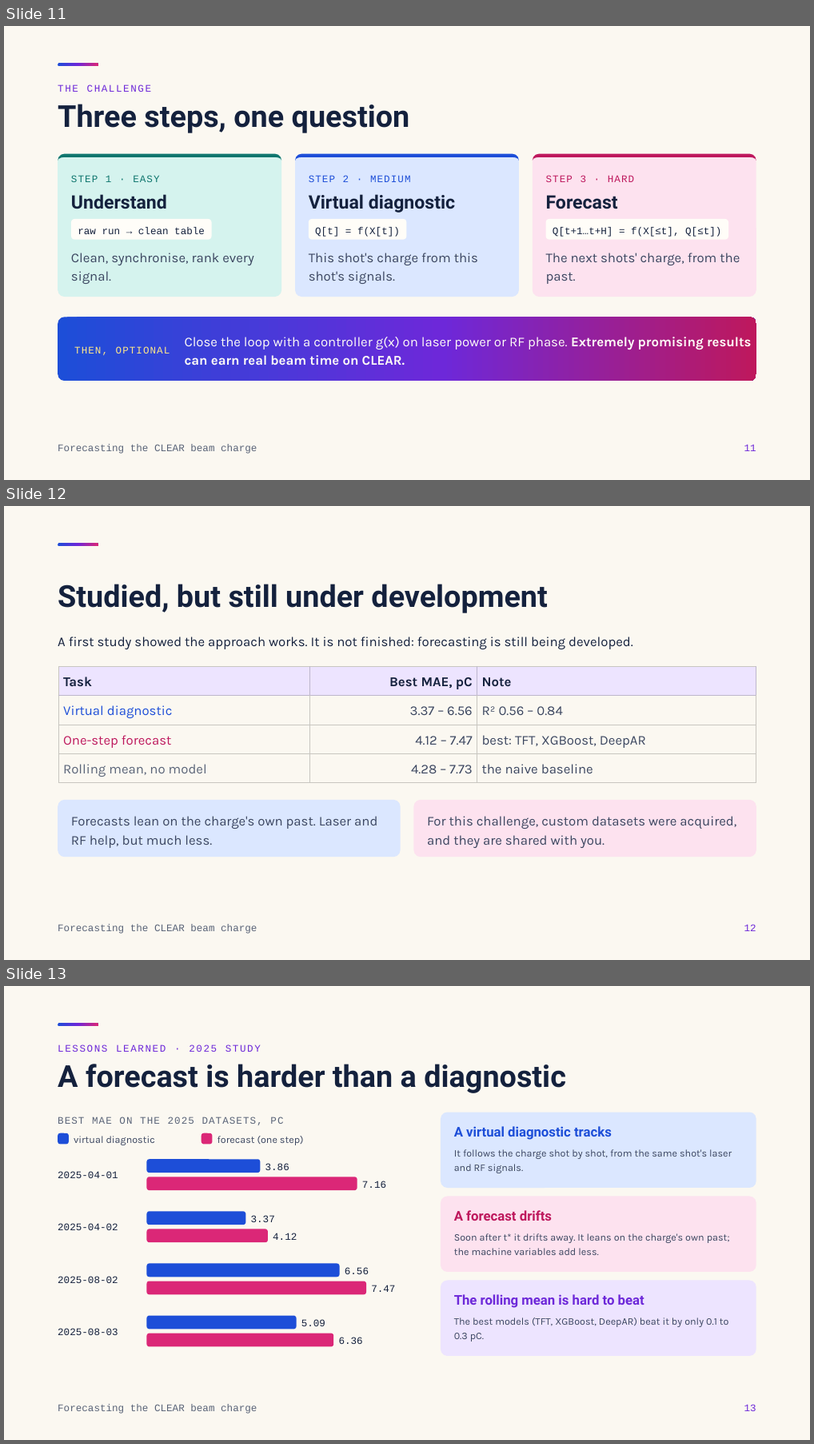
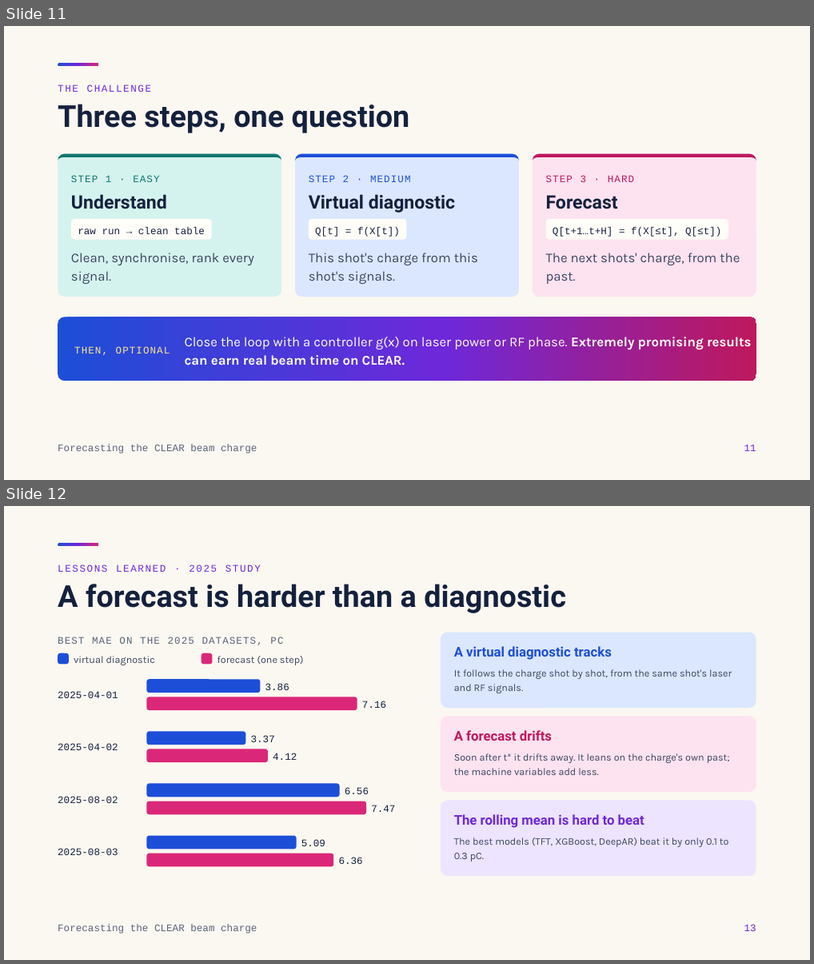
Before and after one commit to Alex-Hill94/artifact-hackathon-2026_plasma_pirates, a slide deck: challenges/optimisation/forecasting/Forecasting.pptx. Shown one above the other, each under a label of ours: slides 11, 12 and 13 before the commit, slides 11 and 12 after it. The pictures are 814x1444 and 814x964 pixels, drawn with LibreOffice and Linux fonts; fonts in the diff are those of the drawing. Boxes give left, top, right and bottom in pixels: in the first picture for what was removed or moved away, otherwise in the second. Text is boxed around its words. In the diff, an @@ line names an element or a change of style, - is before the commit and + after.

Commit message:
Last upade on slides

```diff
--- a/challenges/optimisation/forecasting/Forecasting.pptx
+++ b/challenges/optimisation/forecasting/Forecasting.pptx
@@ slide 12 removed at [4, 506, 810, 960], background #FBF8F1 @@
@@ rounded rectangle removed at [58, 543, 98, 547] @@
@@ title removed at [58, 584, 547, 613] @@
-Studied, but still under development
@@ text removed at [58, 636, 634, 649] @@
-A first study showed the approach works. It is not finished: forecasting is still being developed.
@@ table removed at [58, 666, 757, 783], 4 rows, 3 columns @@
-Task | Best MAE, pC | Note
-Virtual diagnostic | 3.37 – 6.56 | R² 0.56 – 0.84
-One-step forecast | 4.12 – 7.47 | best: TFT, XGBoost, DeepAR
-Rolling mean, no model | 4.28 – 7.73 | the naive baseline
@@ rounded rectangle removed at [58, 800, 401, 856] @@
@@ text removed at [71, 816, 378, 848] @@
-Forecasts lean on the charge's own past. Laser and RF help, but much less.
@@ rounded rectangle removed at [414, 800, 757, 856] @@
@@ text removed at [427, 816, 737, 848] @@
-For this challenge, custom datasets were acquired, and they are shared with you.
@@ text removed at [58, 924, 257, 933] @@
-Forecasting the CLEAR beam charge
@@ text removed at [745, 924, 757, 931] @@
-12
@@ what was slide 13 is now slide 12 @@
```
